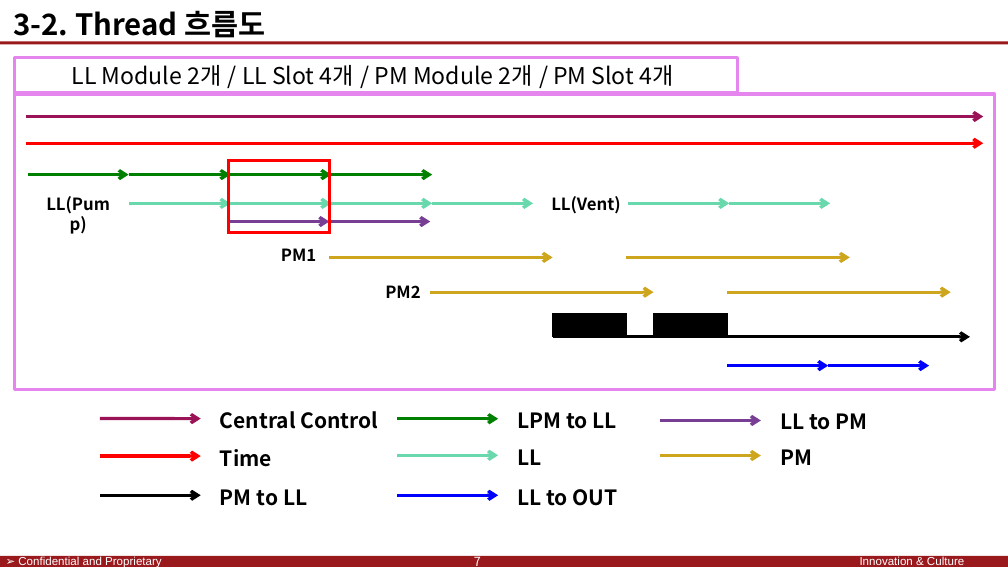
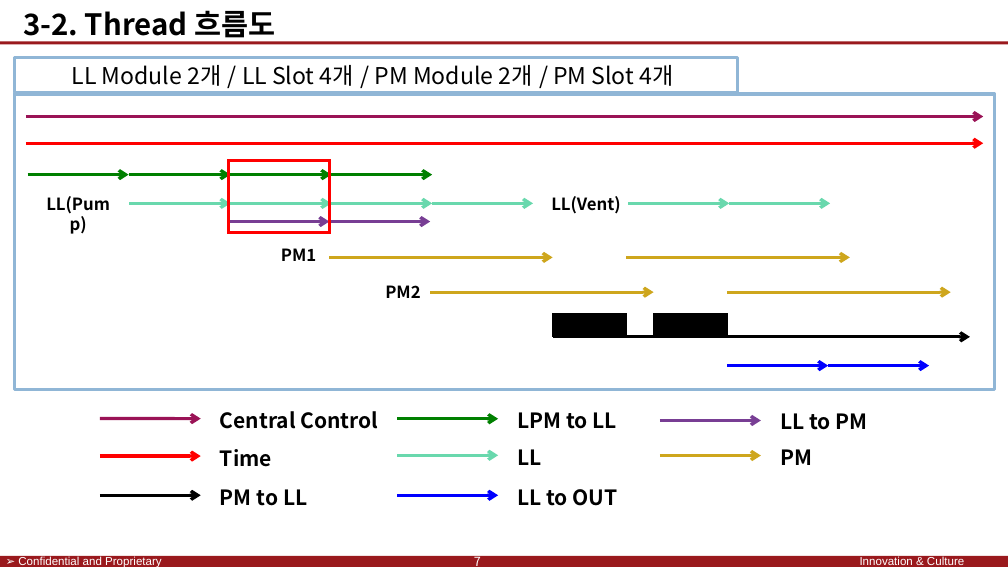
Before and after one commit to SaintSeong/JusungProject, a slide deck: slide 11 of A조 발표/A조 발표.pptx (slide 14 before the commit). Drawn at 1008x567 pixels with LibreOffice and Linux fonts; fonts in the diff are those of the drawing; background and template pictures are left out. Boxes give left, top, right and bottom in pixels: in the first picture for what was removed or moved away, otherwise in the second. Text is boxed around its words. In the diff, an @@ line names an element or a change of style, - is before the commit and + after.

```diff
--- a/A조 발표/A조 발표.pptx
+++ b/A조 발표/A조 발표.pptx
@@ text "3-2. Thread 흐름도": place and size @@
-text "3-2. Thread 흐름도" at bbox=[13, 10, 265, 43]
+text "3-2. Thread 흐름도" at bbox=[23, 10, 275, 43]
@@ text "3-2. Thread 흐름도" at bbox=[23, 10, 275, 43]: alignment centre to left @@
@@ rectangle "LL Module 2개 / LL ..." at bbox=[14, 57, 737, 92]: outline #E486EE 3 pt to #90B6D6 3 pt @@
@@ rectangle at bbox=[14, 94, 995, 389]: outline #E486EE 3 pt to #90B6D6 3 pt @@
```
Also in this commit, not shown: 15 other slides changed, 1 slide added, 4 slides removed.
